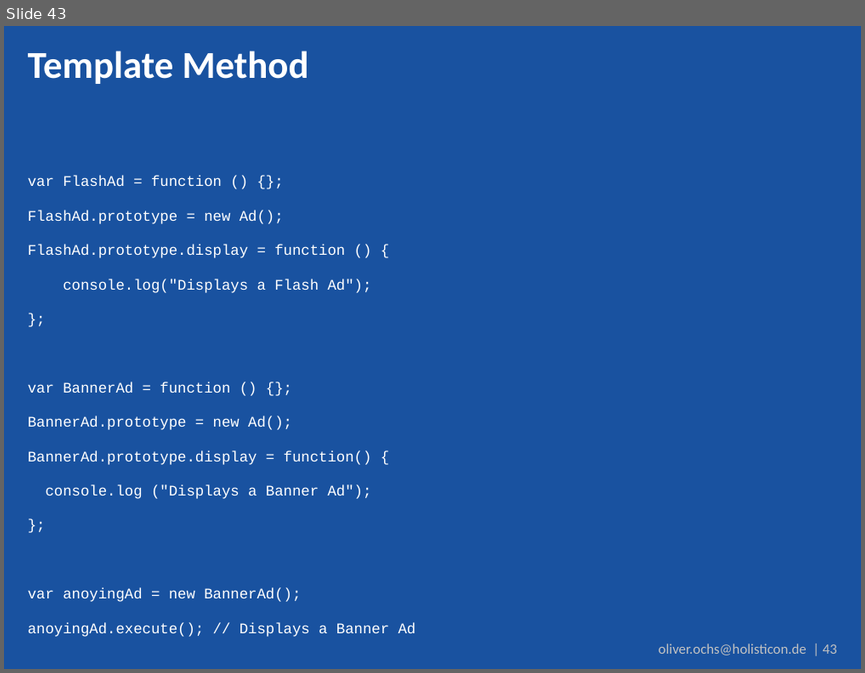
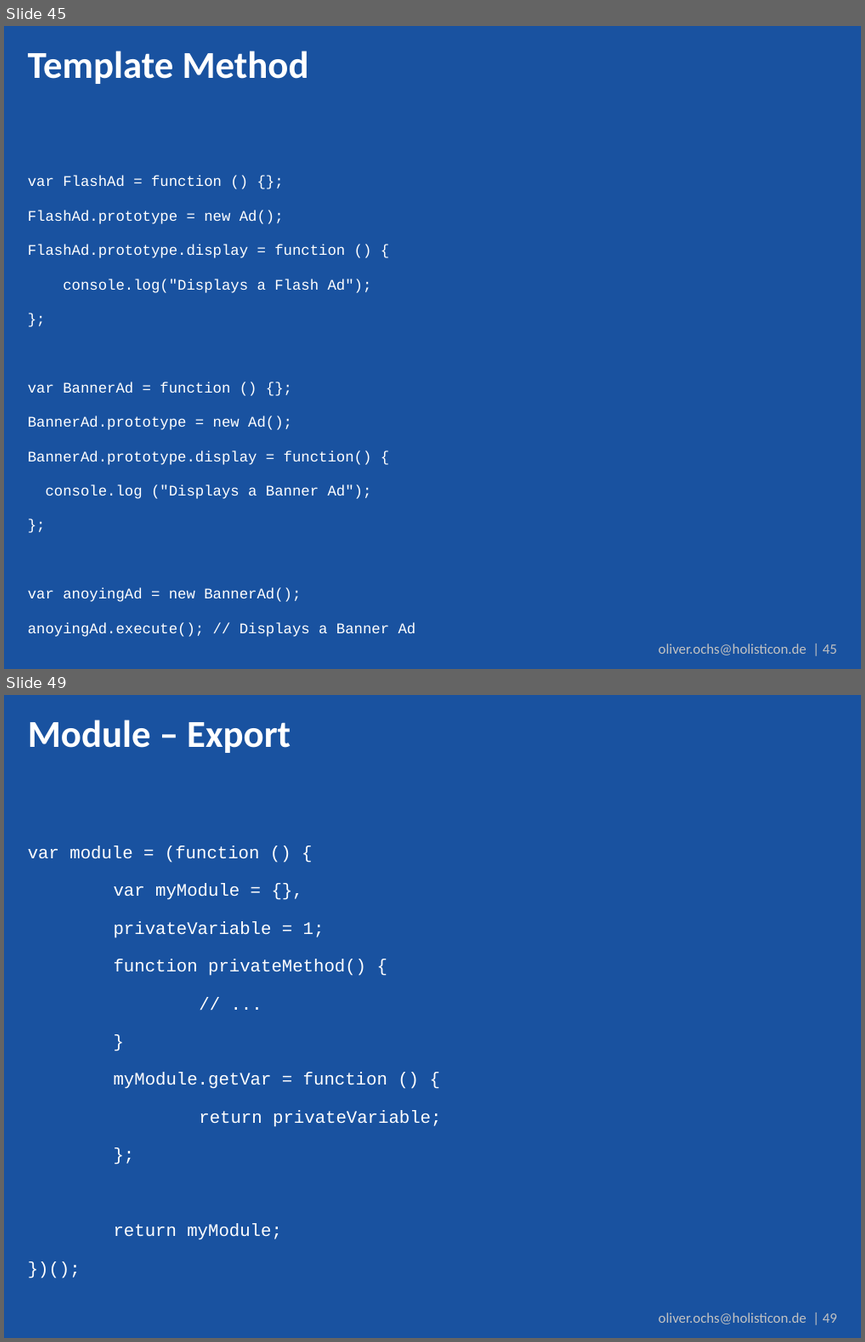
Before and after one commit to simonox/js-workshop, a slide deck: Tag 2.pptx. Shown one above the other, each under a label of ours: slide 43 before the commit, slides 45 and 49 after it; the slides between them are not shown. The pictures are 865x673 and 865x1342 pixels, drawn with LibreOffice and Linux fonts; fonts in the diff are those of the drawing; background and template pictures are left out. Boxes give left, top, right and bottom in pixels: in the first picture for what was removed or moved away, otherwise in the second. Text is boxed around its words. In the diff, an @@ line names an element or a change of style, - is before the commit and + after.

Commit message:
Added Module Pattern to go straight into CommonJS / AMD

```diff
--- a/Tag 2.pptx
+++ b/Tag 2.pptx
@@ slide 49 added at bbox=[4, 695, 861, 1338], background #1952A0; not listed: 1 template element that a slide beside it also shows @@
@@ title added at bbox=[28, 720, 290, 753], 32 pt, text #FFFFFF, bold @@
+Module – Export
@@ text added at bbox=[28, 845, 441, 1240], 14.8 pt, text #FFFFFF @@
+var module = (function () {
+var myModule = {},
+privateVariable = 1;
+function privateMethod() {
+// ...
+}
+myModule.getVar = function () {
+return privateVariable;
+};
+return myModule;
+})();
@@ what was slide 43 is now slide 45 @@
@@ text at bbox=[658, 643, 837, 655]: text changed @@
-oliver.ochs@holisticon.de | 43
+oliver.ochs@holisticon.de | 45
```
Also in this commit, not shown: 2 slides changed, 15 other slides added.
